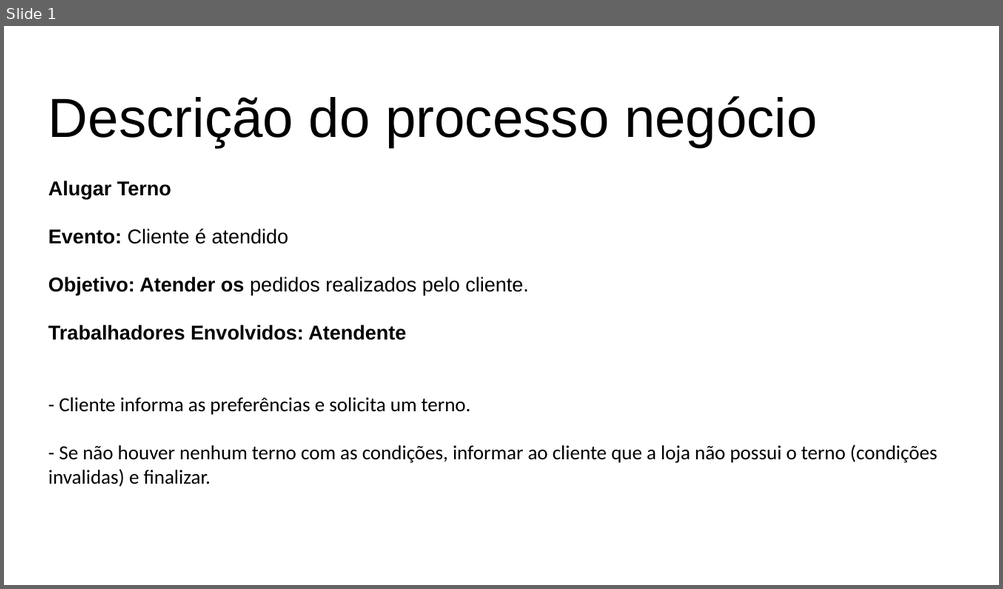
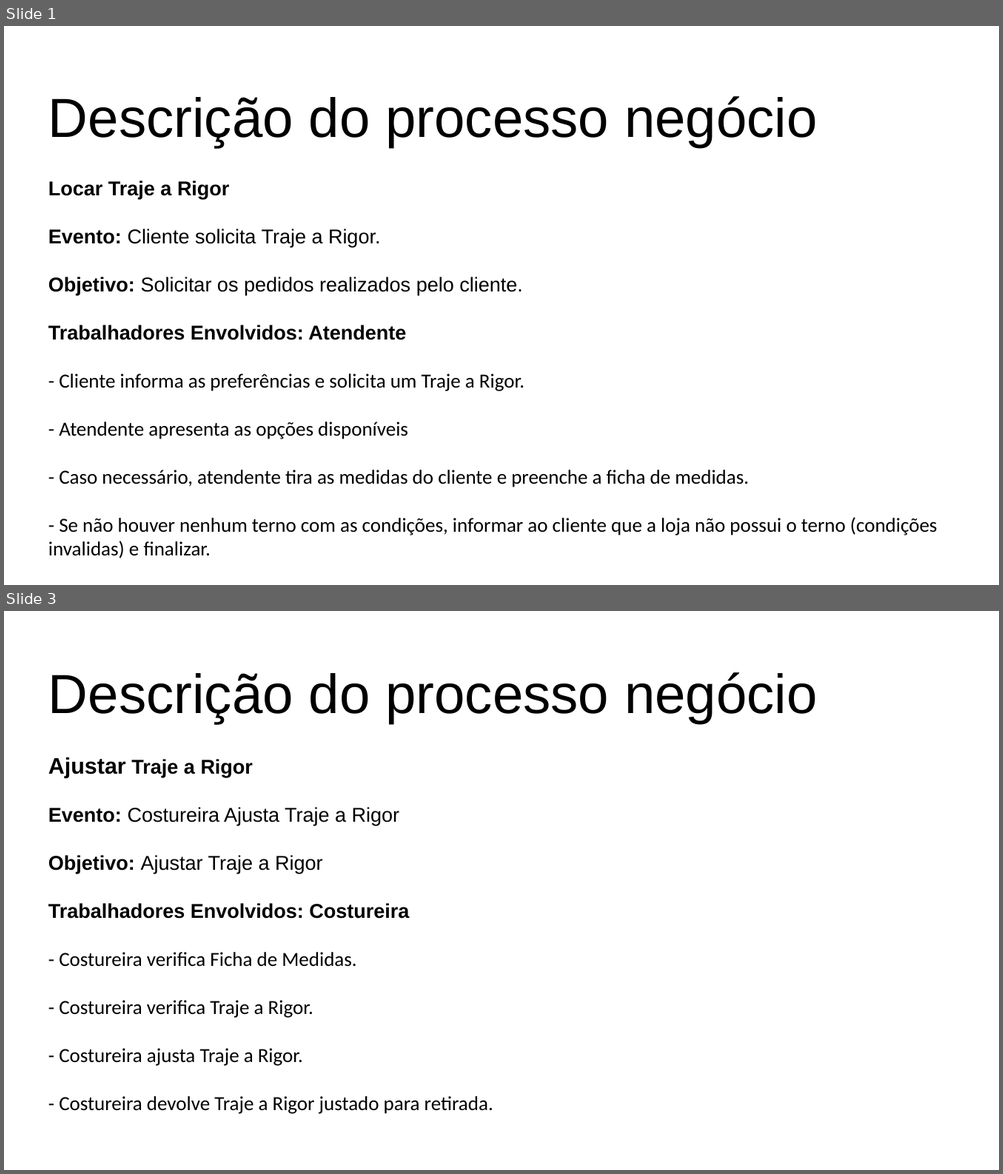
Before and after one commit to grupopenelopechavosa/OPE---Faculdade-Impacta, a slide deck: 18 - Descrição dos Processo de Negocio.pptx. Shown one above the other, each under a label of ours: slide 1 before the commit, slides 1 and 3 after it; the slides between them are not shown. The pictures are 1003x589 and 1003x1174 pixels, drawn with LibreOffice and Linux fonts; fonts in the diff are those of the drawing. Boxes give left, top, right and bottom in pixels: in the first picture for what was removed or moved away, otherwise in the second. Text is boxed around its words. In the diff, an @@ line names an element or a change of style, - is before the commit and + after.

```diff
--- a/18 - Descrição dos Processo de Negocio.pptx
+++ b/18 - Descrição dos Processo de Negocio.pptx
@@ slide 3 added at (x1=4, y1=611, x2=999, y2=1170), background #FFFFFF @@
@@ text added at (x1=48, y1=672, x2=817, y2=1114), 16 pt, text #000000 @@
+Descrição do processo negócio
+Ajustar Traje a Rigor
+Evento: Costureira Ajusta Traje a Rigor
+Objetivo: Ajustar Traje a Rigor
+Trabalhadores Envolvidos: Costureira
+- Costureira verifica Ficha de Medidas.
+- Costureira verifica Traje a Rigor.
+- Costureira ajusta Traje a Rigor.
+- Costureira devolve Traje a Rigor justado para retirada.
@@ slide 1 changed as well @@
@@ text at (x1=48, y1=181, x2=523, y2=295): text changed @@
-Alugar Terno
-Evento: Cliente é atendido
-Objetivo: Atender os pedidos realizados pelo cliente.
+Locar Traje a Rigor
+Evento: Cliente solicita Traje a Rigor.
+Objetivo: Solicitar os pedidos realizados pelo cliente.
@@ text at (x1=59, y1=374, x2=748, y2=488): text changed @@
-- Cliente informa as preferências e solicita um terno.
+- Cliente informa as preferências e solicita um Traje a Rigor.
+- Atendente apresenta as opções disponíveis
+- Caso necessário, atendente tira as medidas do cliente e preenche a ficha de medidas.
```
Also in this commit, not shown: 2 other slides changed, 3 other slides added, 7 other files.
